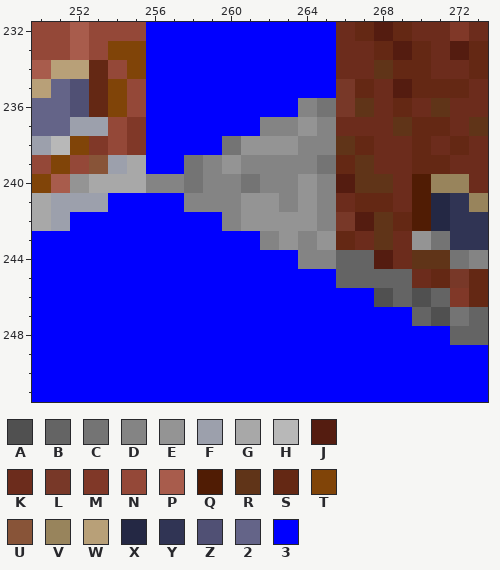
File history of a pixel-art file, gfx/buildings_brick_corners.ase. That is the earlier state.
320x384 pixels, 1 frame. Shown: x 250..273, y 232..251. The commit also changed other parts of the picture, which this record leaves out.
Visible layers, top first: "Text labels", "Windows", "Buildings", "Tiles", "Background".
Palette (. is transparent): A #505050  B #646464  C #747474  D #848484  E #949494  F #9ca0ac  G #a8a8a8  H #b8b8b8  J #541c10  K #6c2c1c  L #783828  M #803828  N #944838  P #a85c4c  Q #501c04  R #603418  S #642814  T #804408  U #885438  V #98845c  W #b8a078  X #242844  Y #303454  Z #505074  2 #646488  3 #0000ff
Pixels before, first column x 250:
232 NNPNNN3333333333KSJSKKMK
233 NNPNTT3333333333KKSJSKJS
234 PWWSNT3333333333KKRSSKKS
235 W2ZSTN3333333333LSKJSSSK
236 22ZSTN33333333DCLRKSKRKK
237 22FFNM333333DDEDKKKRSSKR
238 FHTMNM3333CEEEDDRSKKSKSK
239 NTNUFG33CDEDDDDCSRKKSSKK
240 TPEGGGDDCDDCDDEDJRRKQVVK
241 GFFF3333DDDEEDEDKSSKQXYV
242 GF33333333DEEEEDLJRSQXYY
243 333333333333DEDESKRKECYY
244 33333333333333DDBBJKRRCD
245 3333333333333333BBBBKSLS
246 333333333333333333ABABMS
247 33333333333333333333BACB
248 3333333333333333333333BB
249 333333333333333333333333
250 333333333333333333333333
251 333333333333333333333333
The result:
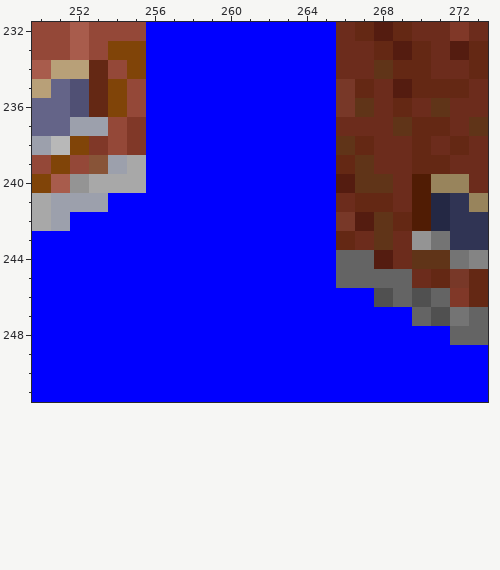
Edits made:
layer "Tiles" now hidden
The edit turns colour C into colour 3 in row 236 at x 265; in row 238 at x 260; in row 239 at x 258 and 265; in row 240 at x 258 and 261.
The edit turns colour D into colour 3 in row 236 at x 264; in row 237 at x 262 to 263 and 265; in row 238 at x 264 to 265; in row 239 at x 259 and 261 to 264; in row 240 at x 256 to 257, 259 to 260, 262 to 263 and 265; in row 241 at x 258 to 260, 263 and 265.
The edit turns colour D into colour 3 in row 242 at x 260 and 265; in row 243 at x 262 and 264; in row 244 at x 264 to 265.
The edit turns colour E into colour 3 in row 237 at x 264; in row 238 at x 261 to 263; in row 239 at x 260; in row 240 at x 264; in row 241 at x 261 to 262 and 264; in row 242 at x 261 to 264.
The edit turns colour E into colour 3 in row 243 at x 263 and 265.
Boxes around the changes in both pictures, in picture pixels (x1, y1, x2, y2):
changed: (146, 98, 336, 269)
